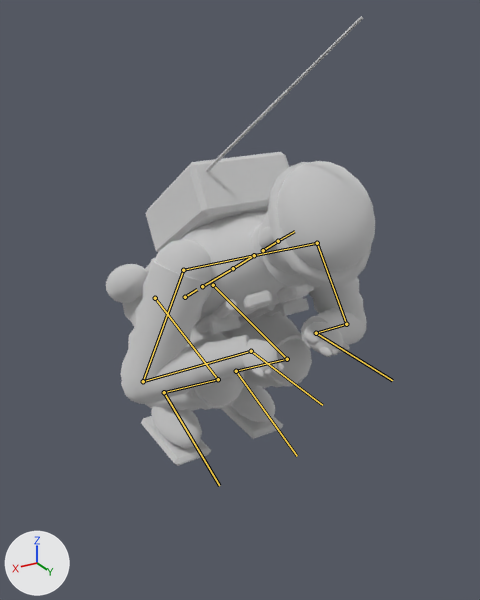
The glTF model ambush_loop/art/v2/models/enemy_radio_lod0.glb: old version first, new version second.
Camera for both pictures: a 50 mm lens placed at (0.878, 1.711, 1.256), pointed at (0.032, 0.301, 0.551). The axes (+X, +Y, +Z) are drawn at lower left. The lights are the same throughout. The first picture is the older version. Both versions are drawn at frame 15 of the action 'deploy'; the numbers are the values there. The bones that change, and the others that lie on the model, are drawn over the model as lines.

In view in the first picture: 'enemy_radio_body'.
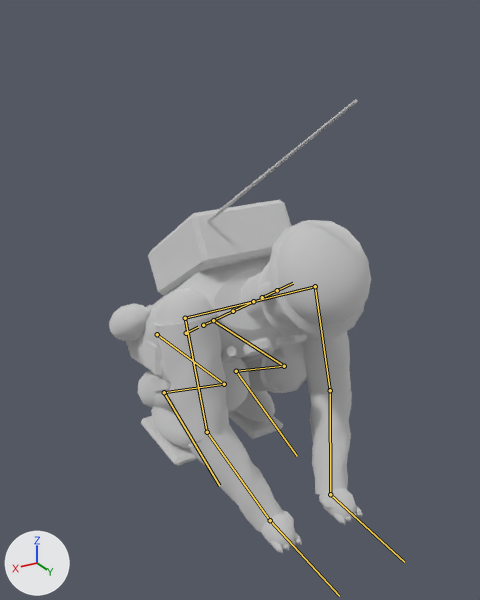
The change, as a list of edits to the scene's bpy script:
```text
Change bone_pelvis:
    where bone_pelvis = bpy.data.objects['Rig.006'].pose.bones['pelvis']  # child of 'root'
    bone_pelvis.location: (0.0, -0.524, 0.1) -> (0.0, -0.654, 0.1)
Change bone_upper_arm_l:
    where bone_upper_arm_l = bpy.data.objects['Rig.006'].pose.bones['upper_arm.L']  # child of 'clavicle.L'
    bone_upper_arm_l.rotation_quaternion: (0.989, -0.078, 0.0, 0.122) -> (0.992, 0.035, 0.0, -0.12)  # degrees (-9, 1, 14) -> degrees (4, 0, -14)
Change bone_forearm_l:
    where bone_forearm_l = bpy.data.objects['Rig.006'].pose.bones['forearm.L']  # child of 'upper_arm.L'
    bone_forearm_l.rotation_quaternion: (0.934, 0.225, -0.024, -0.276) -> (0.796, -0.602, 0.052, -0.027)  # degrees (26, 5, -32) -> degrees (-74, 3, -6)
Change bone_hand_l:
    where bone_hand_l = bpy.data.objects['Rig.006'].pose.bones['hand.L']  # child of 'forearm.L'
    bone_hand_l.rotation_quaternion: (0.962, -0.089, -0.018, 0.256) -> (0.851, 0.467, -0.233, 0.056)  # degrees (-10, 1, 30) -> degrees (59, -27, -8)
Change bone_upper_arm_r:
    where bone_upper_arm_r = bpy.data.objects['Rig.006'].pose.bones['upper_arm.R']  # child of 'clavicle.R'
    bone_upper_arm_r.rotation_quaternion: (0.989, -0.079, 0.0, -0.122) -> (0.992, 0.035, 0.0, 0.12)  # degrees (-9, -1, -14) -> degrees (4, 0, 14)
Change bone_forearm_r:
    where bone_forearm_r = bpy.data.objects['Rig.006'].pose.bones['forearm.R']  # child of 'upper_arm.R'
    bone_forearm_r.rotation_quaternion: (0.934, 0.225, 0.024, 0.277) -> (0.797, -0.601, -0.052, 0.027)  # degrees (26, -5, 32) -> degrees (-74, -3, 6)
Change bone_hand_r:
    where bone_hand_r = bpy.data.objects['Rig.006'].pose.bones['hand.R']  # child of 'forearm.R'
    bone_hand_r.rotation_quaternion: (0.962, -0.089, 0.018, -0.257) -> (0.851, 0.467, 0.233, -0.056)  # degrees (-10, -1, -30) -> degrees (59, 27, 8)
Change bone_thigh_l:
    where bone_thigh_l = bpy.data.objects['Rig.006'].pose.bones['thigh.L']  # child of 'pelvis'
    bone_thigh_l.rotation_quaternion: (0.403, 0.914, -0.024, -0.03) -> (0.277, 0.96, -0.015, -0.041)  # degrees (132, 2, -4) -> degrees (148, 4, -3)
Change bone_shin_l:
    where bone_shin_l = bpy.data.objects['Rig.006'].pose.bones['shin.L']  # child of 'thigh.L'
    bone_shin_l.rotation_quaternion: (0.427, -0.904, -0.004, 0.015) -> (0.281, -0.959, 0.004, 0.036)  # degrees (-129, 1, 1) -> degrees (-147, 4, 1)
Change bone_foot_l:
    where bone_foot_l = bpy.data.objects['Rig.006'].pose.bones['foot.L']  # child of 'shin.L'
    bone_foot_l.rotation_quaternion: (0.89, 0.456, -0.024, -0.013) -> (0.879, 0.474, -0.046, -0.018)  # degrees (54, -2, -3) -> degrees (57, -4, -4)
Change bone_thigh_r:
    where bone_thigh_r = bpy.data.objects['Rig.006'].pose.bones['thigh.R']  # child of 'pelvis'
    bone_thigh_r.rotation_quaternion: (0.403, 0.914, 0.024, 0.03) -> (0.277, 0.96, 0.015, 0.041)  # degrees (132, -2, 4) -> degrees (148, -4, 3)
Change bone_shin_r:
    where bone_shin_r = bpy.data.objects['Rig.006'].pose.bones['shin.R']  # child of 'thigh.R'
    bone_shin_r.rotation_quaternion: (0.427, -0.904, 0.004, -0.015) -> (0.281, -0.959, -0.004, -0.036)  # degrees (-129, -1, -1) -> degrees (-147, -4, -1)
Change bone_foot_r:
    where bone_foot_r = bpy.data.objects['Rig.006'].pose.bones['foot.R']  # child of 'shin.R'
    bone_foot_r.rotation_quaternion: (0.89, 0.456, 0.024, 0.013) -> (0.879, 0.474, 0.046, 0.018)  # degrees (54, 2, 3) -> degrees (57, 4, 4)
```

What differs and where, as boxes [x1, y1, x2, y2] in the pictures (480 x 600 px):
'enemy_radio_body', posed
    before: [106, 16, 375, 466]
    after: [109, 99, 371, 553]
bone 'pelvis', root to tip
    before: (185, 297) to (197, 289)
    after: (186, 333) to (198, 327)
bone 'upper_arm.L', root to tip
    before: (317, 243) to (346, 324)
    after: (315, 286) to (330, 390)
bone 'forearm.L', root to tip
    before: (346, 324) to (316, 333)
    after: (330, 390) to (330, 494)
bone 'hand.L', root to tip
    before: (316, 333) to (392, 380)
    after: (330, 494) to (404, 562)
bone 'upper_arm.R', root to tip
    before: (183, 270) to (143, 381)
    after: (185, 318) to (207, 432)
bone 'forearm.R', root to tip
    before: (143, 381) to (251, 351)
    after: (207, 432) to (270, 520)
bone 'hand.R', root to tip
    before: (251, 351) to (322, 405)
    after: (270, 520) to (339, 596)
bone 'thigh.L', root to tip
    before: (213, 285) to (287, 359)
    after: (213, 320) to (284, 366)
bone 'shin.L', root to tip
    before: (287, 359) to (236, 371)
    after: (284, 366) to (236, 371)
bone 'thigh.R', root to tip
    before: (155, 298) to (218, 379)
    after: (157, 334) to (224, 384)
bone 'shin.R', root to tip
    before: (218, 379) to (164, 392)
    after: (224, 384) to (164, 392)
